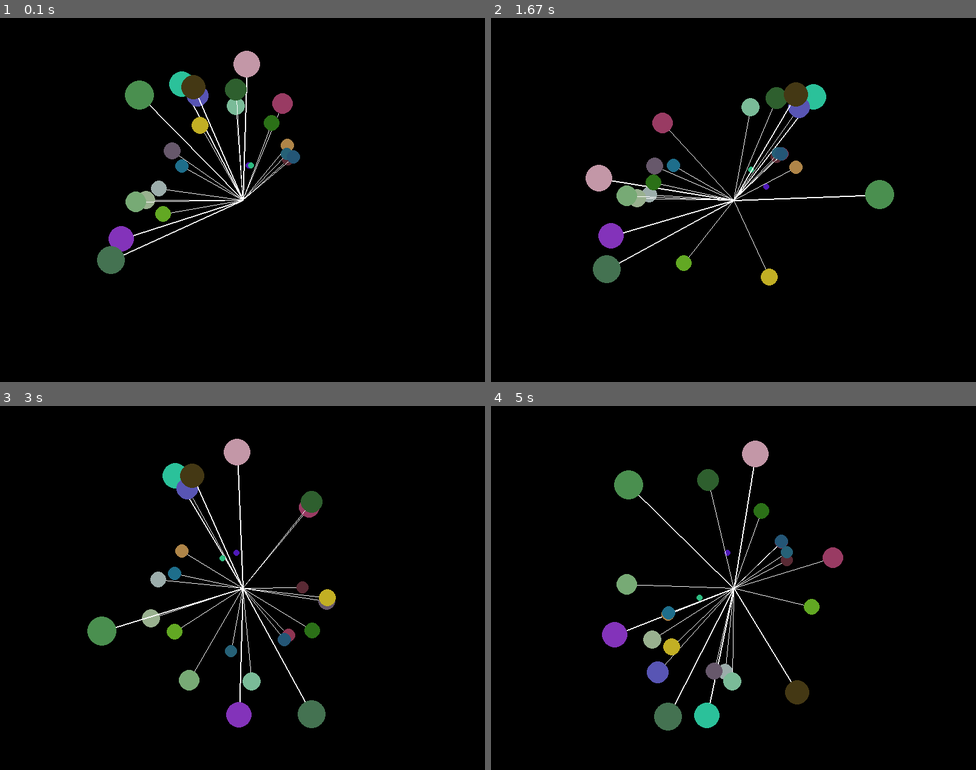
Above: before the commit, frames 1-4 (two rows, left to right).
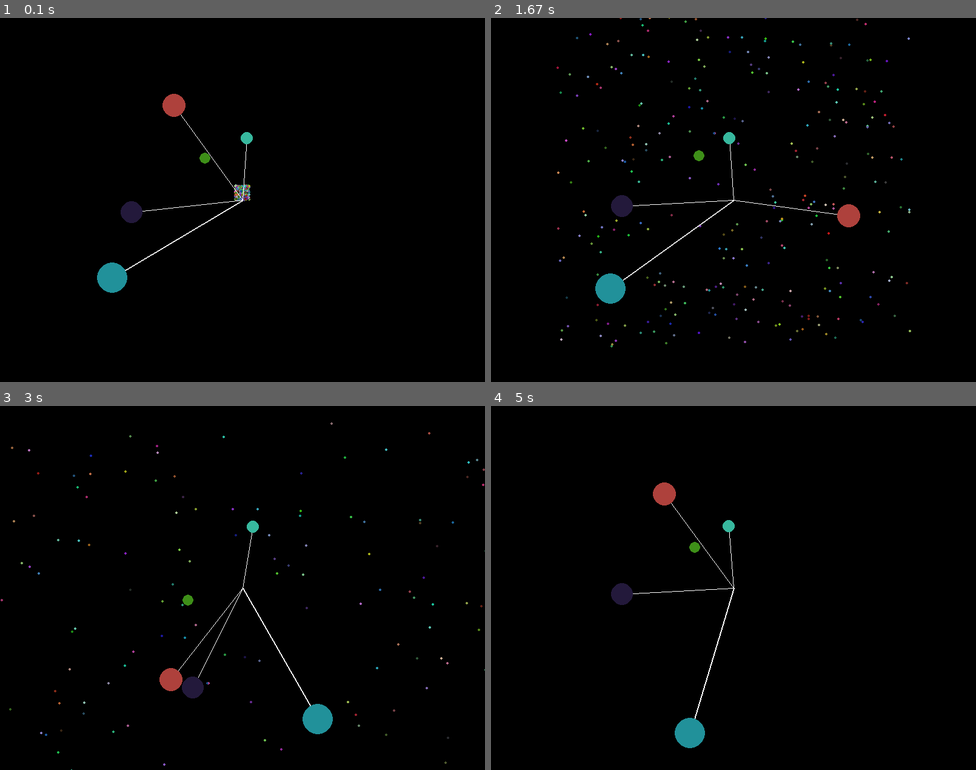
Above: after the commit, the same moments.

Repository: HeatGub/Pygame-playground
Game: pygame game, started from main.py
Same seed, same stepped clock (60 frames per second), same inputs: the game is played once before the commit and once after it.
Inputs:
- Up to frame 1 (0.1 s): no input
- Up to frame 2 (1.67 s): no input
- Up to frame 3 (3 s): no input
- Up to frame 4 (5 s): no input

The runs differ from the first frame. In frame 1, 5.2% of the frame differs, in the area x 20-62%, y 9-76%; in frame 2, 6.0%, in the area x 13-87%, y 0-91%; in frame 3, 5.4%; in frame 4, 5.5%.

Commit message:
class Ball added

Diff:
--- a/functions.py
+++ b/functions.py
@@ -3,7 +3,7 @@
 import numpy as np
 # from main import pygame, SCREEN, WIDTH, HEIGHT, gravity
 
-class simplePendulum:
+class SimplePendulum:
     def __init__(self, pivotX, pivotY, len, angle):
         self.pivotX = pivotX
         self.pivotY = pivotY
@@ -26,3 +26,23 @@
 
         pygame.draw.line(SCREEN, 'white', (self.pivotX, self.pivotY), (x, y), int(self.len/100))
         pygame.draw.circle(SCREEN, self.circleColor, [x, y], self.len/10)
+
+class Ball:
+    def __init__(self, x, y, velX, velY, radius):
+        self.x = x
+        self.y = y
+        self.velX = velX
+        self.velY = velY
+        self.radius = radius
+        self.color=[random.randint(20,200),random.randint(20,200),random.randint(20,200)]
+
+    def update(self):
+        from main import pygame, SCREEN, WIDTH, HEIGHT, gravity
+        # self.forceY = gravity #mass later
+        # self.forceX = 0
+        self.accY = gravity/20 #slow them down for now/
+        self.velY += self.accY
+        self.y += self.velY
+        self.x += self.velX
+
+        pygame.draw.circle(SCREEN, self.color, [self.x, self.y], self.radius)
--- a/main.py
+++ b/main.py
@@ -15,12 +15,21 @@
 gravity = 1
 
 pendulums = []
-for i in range(25):
-    p = functions.simplePendulum(WIDTH/2, HEIGHT/2, random.randint(50,250), -1-3*random.random())
+for i in range(5):
+    p = functions.SimplePendulum(WIDTH/2, HEIGHT/2, random.randint(50,250), -1-3*random.random())
     pendulums.append(p)
+
+balls = []
+for i in range(300):
+    b = functions.Ball(WIDTH/2,HEIGHT/2,-3 + 6*random.random(),-6*random.random(), 2)
+    balls.append(b)
 
 def drawWindow():
     SCREEN.fill('black')
+    for i in range(len(balls)):
+        balls[i].update()
+        # if i == 1:
+        #     print(b.velY)
     for pendulum in pendulums:
         pendulum.update()
     pygame.display.flip() #redraws whole screen
@@ -31,13 +40,11 @@
     while run:
         clock.tick(FPS) #controls framerate
         drawWindow()
-
         #event handling
         for event in pygame.event.get():
             if event.type == pygame.QUIT:
                 run = False
     pygame.quit()
-    #print(__name__)
 
 if __name__ == gameLoop(): # Execute Code When the File Runs as a Script, but Not When It's Imported as a Module
     gameLoop()
